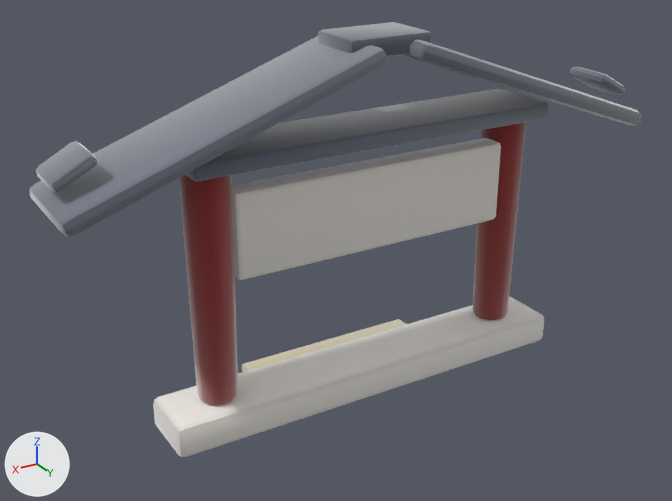
One commit to the glTF model assets/models/gates/2f087745.glb: the scene before it, then after it.
The view is the same before and after, from a camera (50 mm lens) standing at (5.43, 8.36, 6.02) and looking at (0.21, -0.33, 1.67). The lights are fixed; the arrows at lower left show +X, +Y and +Z. The older version comes first. Vertices at exactly the same position are counted once.

Script lines for the objects in view, before the commit:
```python
me_gate_2f087745 = bpy.data.meshes.new('gate_2f087745')
me_gate_2f087745.from_pydata(...)  # 770 vertices, 1496 faces; spans x -3.6..3.6, y -1.0..0.7, z 0.0..4.29
# faces by material slot: [216, 556, 508, 108, 108]
me_gate_2f087745.materials.append(mat_clay__f5f1e9_0_93)
me_gate_2f087745.materials.append(mat_clay__9e2b25_0_93)
me_gate_2f087745.materials.append(mat_clay__6b7280_0_93)
me_gate_2f087745.materials.append(mat_clay__5b6470_0_93)
me_gate_2f087745.materials.append(mat_clay__d8cca8_0_93)
ob_gate_2f087745 = bpy.data.objects.new('gate_2f087745', me_gate_2f087745)
ob_gate_2f087745.location = (0.0, 0.0, 0.0)
```
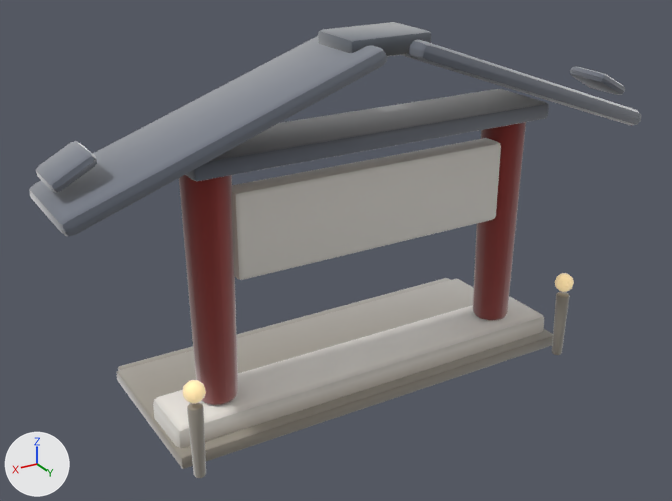
Pixel boxes [x1, y1, x2, y2] of what changed, in the pictures (672 x 501 px):
```json
{"object": "gate_2f087745", "change": "reshaped", "before": [30, 22, 641, 457], "after": [30, 22, 641, 478]}
{"part": 1, "of": "me_gate_2f087745", "change": "added", "after": [117, 279, 553, 469]}
{"part": 2, "of": "me_gate_2f087745", "change": "added", "after": [555, 273, 574, 292]}
{"part": 3, "of": "me_gate_2f087745", "change": "added", "after": [182, 380, 206, 404], "on screen": "beige"}
{"part": 4, "of": "me_gate_2f087745", "change": "added", "after": [552, 292, 570, 355]}
{"part": 5, "of": "me_gate_2f087745", "change": "added", "after": [187, 402, 206, 478]}
{"part": 6, "of": "me_gate_2f087745", "change": "added", "after": [118, 278, 450, 371], "on screen": "mostly hidden"}
{"part": 7, "of": "me_gate_2f087745", "change": "edited", "before": [30, 31, 641, 448], "after": [30, 31, 641, 448], "on screen": "looks the same"}
```

Edits to the scene script, one JSON object a line:
```json
{"op": "add", "block": "mat_clay__ffe2a8_0_95__ffe2a8", "code": ["mat_clay__ffe2a8_0_95__ffe2a8 = bpy.data.materials.new('clay_#FFE2A8_0.95_#FFE2A8')", "# nodes: BsdfPrincipled, Mix, OutputMaterial, VertexColor", "# colours: beige #bca67a, beige #ffe2a8, mixed with the vertex colours"]}
{"op": "add", "block": "mat_clay__9e978a_0_93", "code": ["mat_clay__9e978a_0_93 = bpy.data.materials.new('clay_#9E978A_0.93_-')", "# nodes: BsdfPrincipled, Mix, OutputMaterial, VertexColor", "# colours: grey #9e978a, mixed with the vertex colours"]}
{"op": "add", "block": "mat_clay__b9b2a2_0_93", "code": ["mat_clay__b9b2a2_0_93 = bpy.data.materials.new('clay_#B9B2A2_0.93_-')", "# nodes: BsdfPrincipled, Mix, OutputMaterial, VertexColor", "# colours: grey #b9b2a2, mixed with the vertex colours"]}
{"block": "me_gate_2f087745", "where": "# used by ob_gate_2f087745; location = (0.0, 0.0, 0.0)"}
{"op": "remove", "block": "me_gate_2f087745", "code": "me_gate_2f087745.from_pydata(...)  # 770 vertices, 1496 faces; spans x -3.6..3.6, y -1.0..0.7, z 0.0..4.29"}
{"op": "add", "block": "me_gate_2f087745", "code": "me_gate_2f087745.from_pydata(...)  # 1270 vertices, 2468 faces; spans x -3.6..3.6, y -1.71..0.83, z 0.0..4.29"}
{"block": "me_gate_2f087745", "change": "me_gate_2f087745 part 1: the loose piece of 56 vertices spanning x -1.2..1.2, y -1.0..0.2, z 0.0..0.1 is copied, and the copy is scaled about its middle by (2.2, 1.75, 1.6), then moved by (0.0, -0.1, 0.03), in mat_clay__9e978a_0_93; it spans x -2.63..2.63, y -1.55..0.55, z 0.0..0.16"}
{"block": "me_gate_2f087745", "change": "me_gate_2f087745 part 2: a new loose piece, a UV sphere (10 segments, 6 rings, poles along z) spanning x -2.63..-2.38, y 0.6..0.83, z 0.9..1.14, in mat_clay__ffe2a8_0_95__ffe2a8"}
{"block": "me_gate_2f087745", "change": "me_gate_2f087745 part 3: a new loose piece, a UV sphere (10 segments, 6 rings, poles along z) spanning x 2.38..2.63, y 0.61..0.83, z 0.9..1.14, in mat_clay__ffe2a8_0_95__ffe2a8"}
{"block": "me_gate_2f087745", "change": "me_gate_2f087745 part 4: a new loose piece of 114 vertices spanning x -2.59..-2.42, y 0.64..0.8, z 0.0..0.86, in mat_clay__9e978a_0_93"}
{"block": "me_gate_2f087745", "change": "me_gate_2f087745 part 5: a new loose piece of 114 vertices spanning x 2.42..2.59, y 0.64..0.8, z 0.0..0.86, in mat_clay__9e978a_0_93"}
{"block": "me_gate_2f087745", "change": "me_gate_2f087745 part 6: a new loose piece of 56 vertices spanning x -2.56..2.56, y -1.71..-1.37, z 0.0..0.12, in mat_clay__9e978a_0_93"}
{"block": "me_gate_2f087745", "change": "me_gate_2f087745 part 7: 1388 kept faces spanning x -3.6..3.6, y -1.0..0.7, z 0.0..4.28 get new vertex colours; the middle colour goes from light grey #d5d3d8 to light grey #ccc6c0"}
{"block": "me_gate_2f087745", "change": "other edits to the shape of me_gate_2f087745 do not show in these pictures"}
{"op": "add", "block": "me_gate_2f087745", "code": "me_gate_2f087745.materials.append(mat_clay__9e978a_0_93)"}
{"op": "add", "block": "me_gate_2f087745", "code": "me_gate_2f087745.materials.append(mat_clay__b9b2a2_0_93)"}
{"op": "add", "block": "me_gate_2f087745", "code": "me_gate_2f087745.materials.append(mat_clay__ffe2a8_0_95__ffe2a8)"}
```
